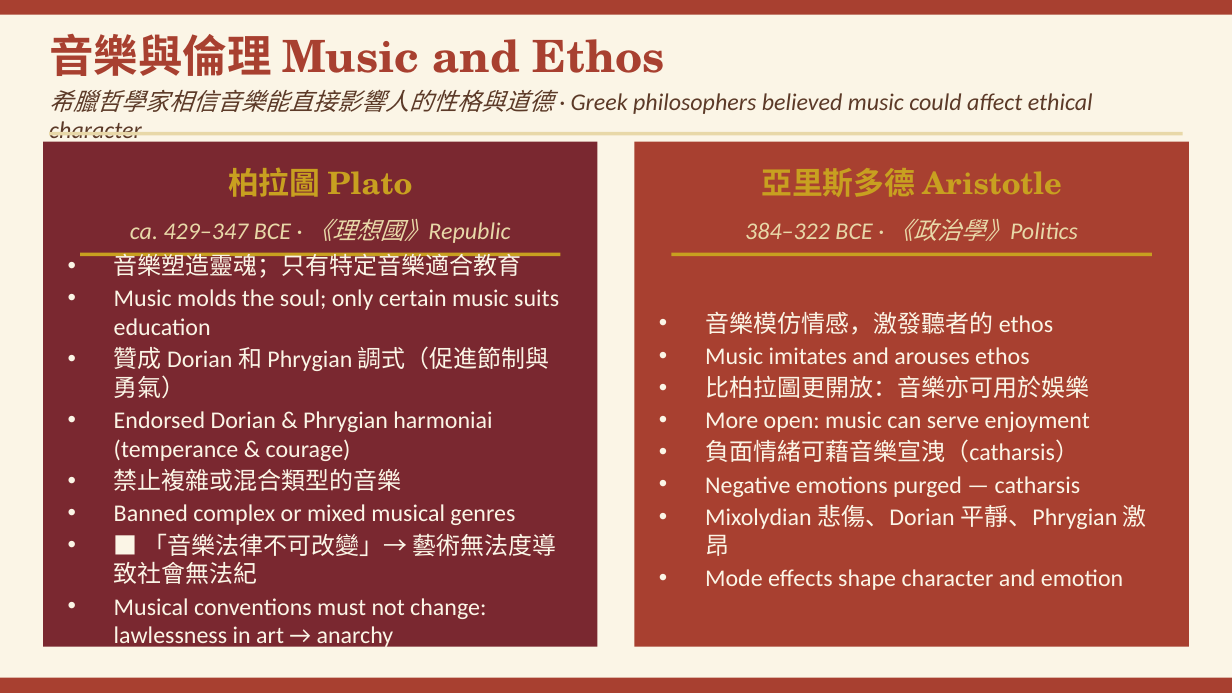
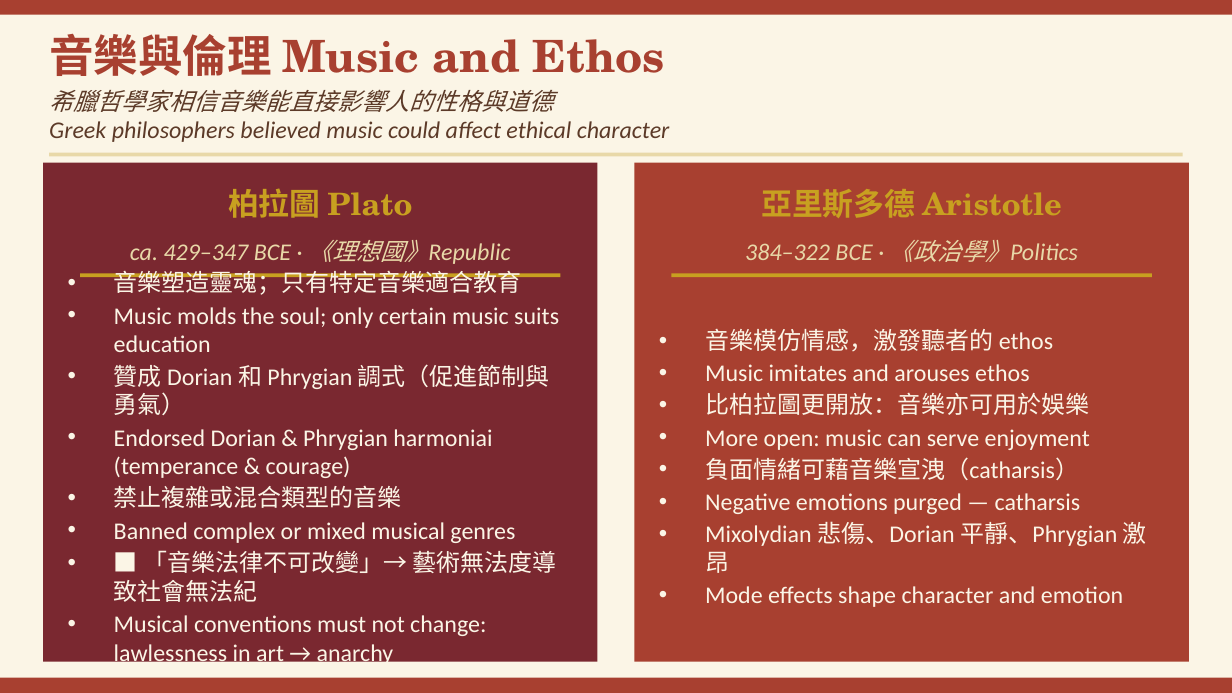
Before and after one commit to ccli-taipower/A_History_of_Western_Music, a slide deck: slide 13 of Ch01_Music_in_Antiquity.pptx. Drawn at 1232x693 pixels with LibreOffice and Linux fonts; fonts in the diff are those of the drawing. Boxes give left, top, right and bottom in pixels: in the first picture for what was removed or moved away, otherwise in the second. Text is boxed around its words. In the diff, an @@ line names an element or a change of style, - is before the commit and + after.

```diff
--- a/Ch01_Music_in_Antiquity.pptx
+++ b/Ch01_Music_in_Antiquity.pptx
@@ text at [49, 89, 670, 142]: text changed @@
-希臘哲學家相信音樂能直接影響人的性格與道德 · Greek philosophers believed music could affect ethical character
+希臘哲學家相信音樂能直接影響人的性格與道德
+Greek philosophers believed music could affect ethical character
@@ rectangle: place and size @@
-rectangle at [43, 142, 598, 647]
+rectangle at [43, 163, 598, 662]
@@ rectangle: place and size @@
-rectangle at [634, 142, 1189, 647]
+rectangle at [634, 163, 1189, 662]
@@ text "音樂塑造靈魂；只有特定音樂適合教育": place and size @@
-text "音樂塑造靈魂；只有特定音樂適合教育" at [114, 252, 559, 650]
+text "音樂塑造靈魂；只有特定音樂適合教育" at [114, 271, 559, 667]
@@ text "音樂模仿情感，激發聽者的 ethos": place and size @@
-text "音樂模仿情感，激發聽者的 ethos" at [705, 312, 1147, 590]
+text "音樂模仿情感，激發聽者的 ethos" at [705, 329, 1147, 607]
@@ 4 texts, 3 rectangles: place and size @@
-4 texts, 3 rectangles at [49, 132, 1183, 256]
+4 texts, 3 rectangles at [49, 153, 1183, 277]
```
Also in this commit, not shown: 2 other slides changed, 1 other file.
